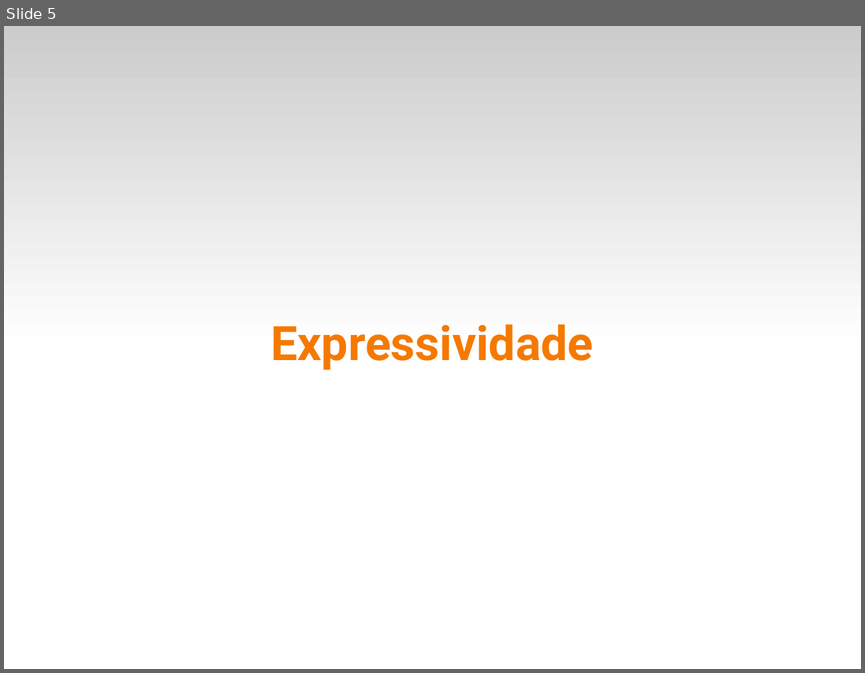
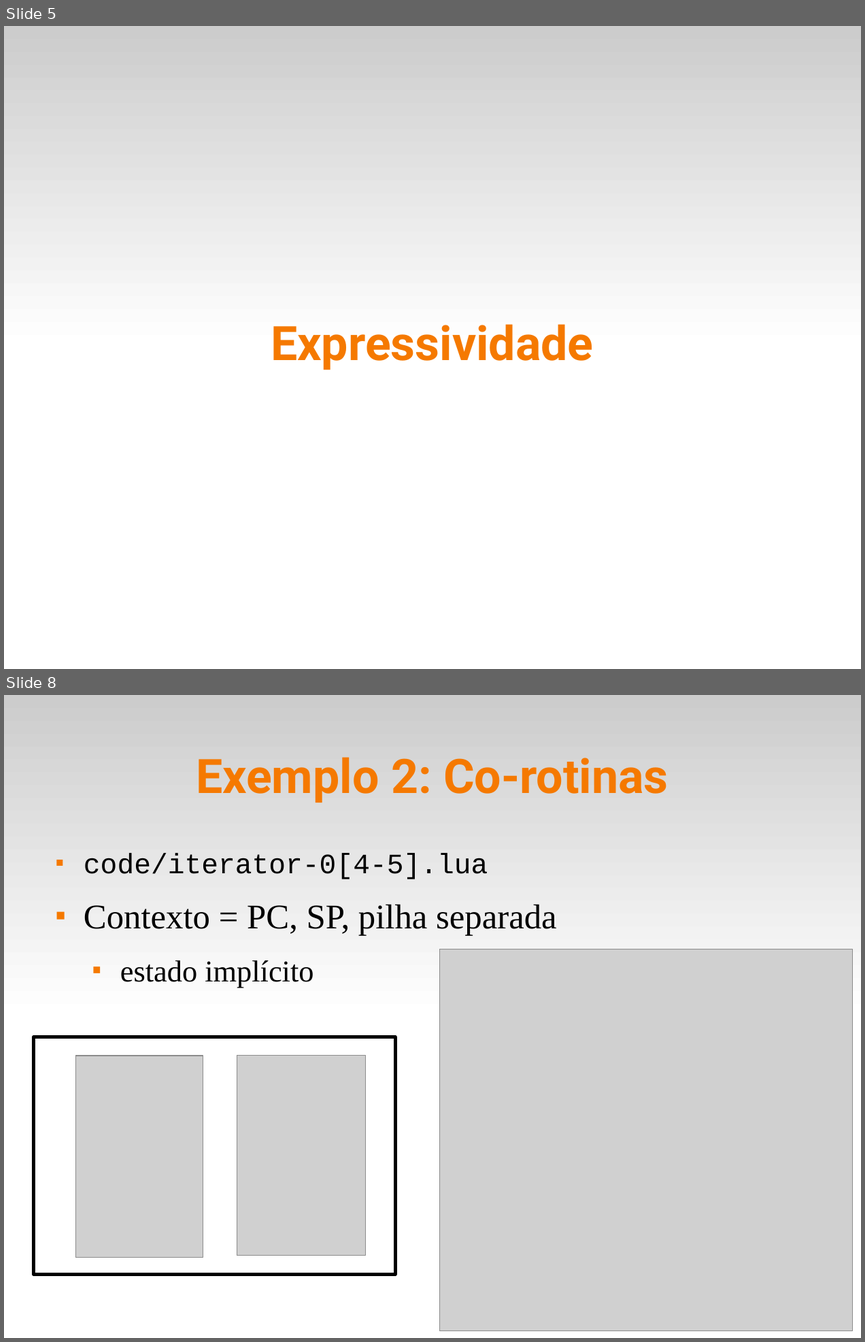
Before and after one commit to fsantanna-uerj/EDL, a slide deck: slides/lua.odp. Shown one above the other, each under a label of ours: slide 5 before the commit, slides 5 and 8 after it; the slides between them are not shown. The pictures are 865x673 and 865x1342 pixels, drawn with LibreOffice and Linux fonts; fonts in the diff are those of the drawing; grey boxes stand for pictures. Boxes give left, top, right and bottom in pixels: in the first picture for what was removed or moved away, otherwise in the second. Text is boxed around its words. In the diff, an @@ line names an element or a change of style, - is before the commit and + after.

```diff
--- a/slides/lua.odp
+++ b/slides/lua.odp
@@ slide 8 added at bbox=[4, 695, 861, 1338], background #FFFFFF; not listed: 1 template element that a slide beside it also shows @@
@@ title added at bbox=[196, 757, 668, 802], 44 pt, text #F57900, bold @@
+Exemplo 2: Co-rotinas
@@ text added at bbox=[84, 853, 557, 987], 32 pt, text #000000 @@
+■ code/iterator-0[4-5].lua
+■ Contexto = PC, SP, pilha separada
+  ■ estado implícito
@@ picture added at bbox=[439, 949, 852, 1331] @@
@@ rectangle added at bbox=[33, 1037, 395, 1274], fill #FFFFFF, outline #000000 2.89 pt @@
@@ picture added at bbox=[75, 1056, 203, 1258] @@
@@ picture added at bbox=[237, 1056, 366, 1255] @@
```
Also in this commit, not shown: 4 other slides added, 5 other files.
